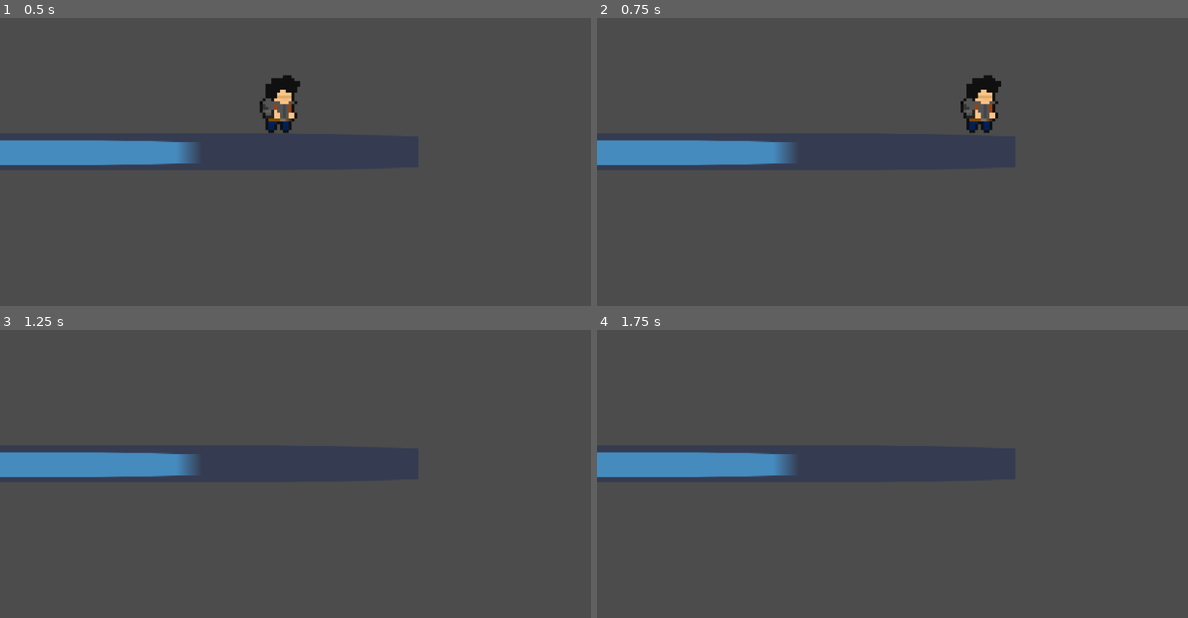
Above: before the commit, frames 1-4 (two rows, left to right).
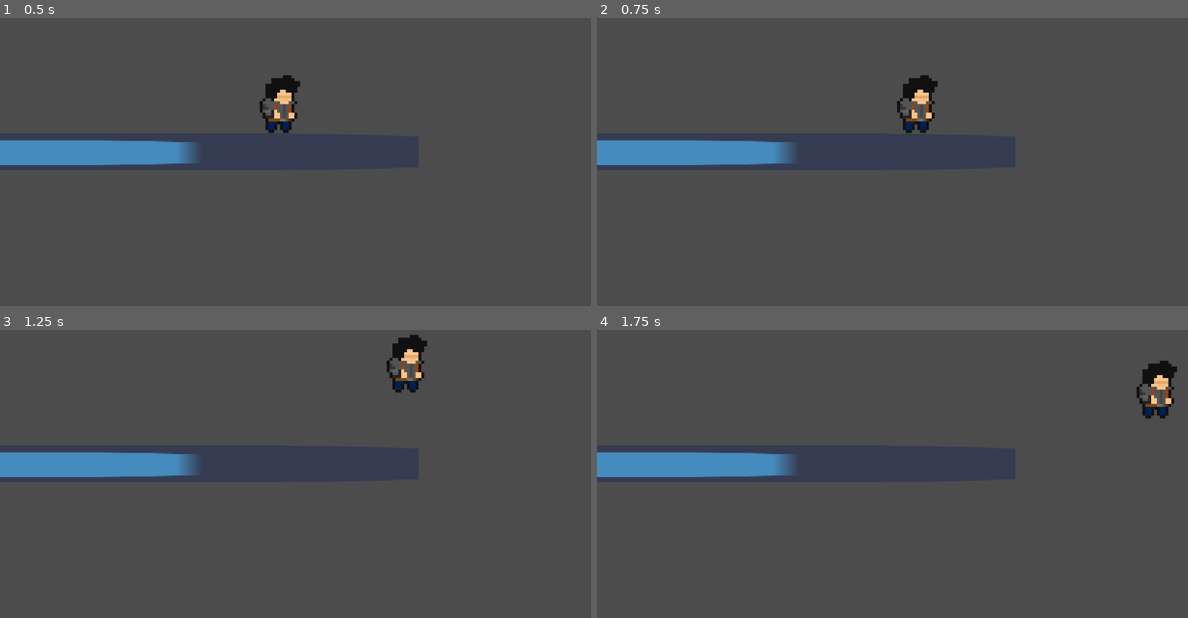
Above: after the commit, the same moments.

Repository: beldonholt/YourMum
Game: Godot game, scene res://TestLevelMovement.tscn
Same seed, same stepped clock (60 frames per second), same inputs: the game is played once before the commit and once after it. The project has no main scene, so this scene is started directly. The engine's default icon, where the game draws it, is replaced by a stand-in: a white triangle on a blue panel in a dark square.
Inputs:
- Up to frame 1 (0.5 s): no input
- Up to frame 2 (0.75 s): hold D (right) from 0.53 s (still down); tap Space (Action_1) at 0.6 s
- Up to frame 3 (1.25 s): keep holding D (right); tap W (jump) at 0.77 s
- Up to frame 4 (1.75 s): keep holding D (right); tap Shift (run) at 1.35 s; tap W (jump) at 1.52 s

Frame 1 is identical in both runs. In frame 2, 1.6% of the frame differs, in the area x 50-69%, y 19-40%; in frame 3, 0.8%; in frame 4, 0.8%.

Commit message:
Update 15/04
Fixed
Dash speed being applyed constantly

Issues
Sprint needs a cool down
Still issues with dashing while moving

Diff:
--- a/Lvl 3 Main progect/Player.gd
+++ b/Lvl 3 Main progect/Player.gd
@@ -15,7 +15,7 @@
 
 #func _physics_process(delta): does fucion at games refressh rate (60fps)
 func _physics_process(delta):
-
+	Dash = 0
 	if Input.is_action_just_pressed("Action_1") and SpriteDireaction == false:
 		Dash = 600
 		velocity.x = SPEED + Dash
Not shown: 1 places in Lvl 3 Main progect/TestLevelMovement.tscn that only renumber resources
